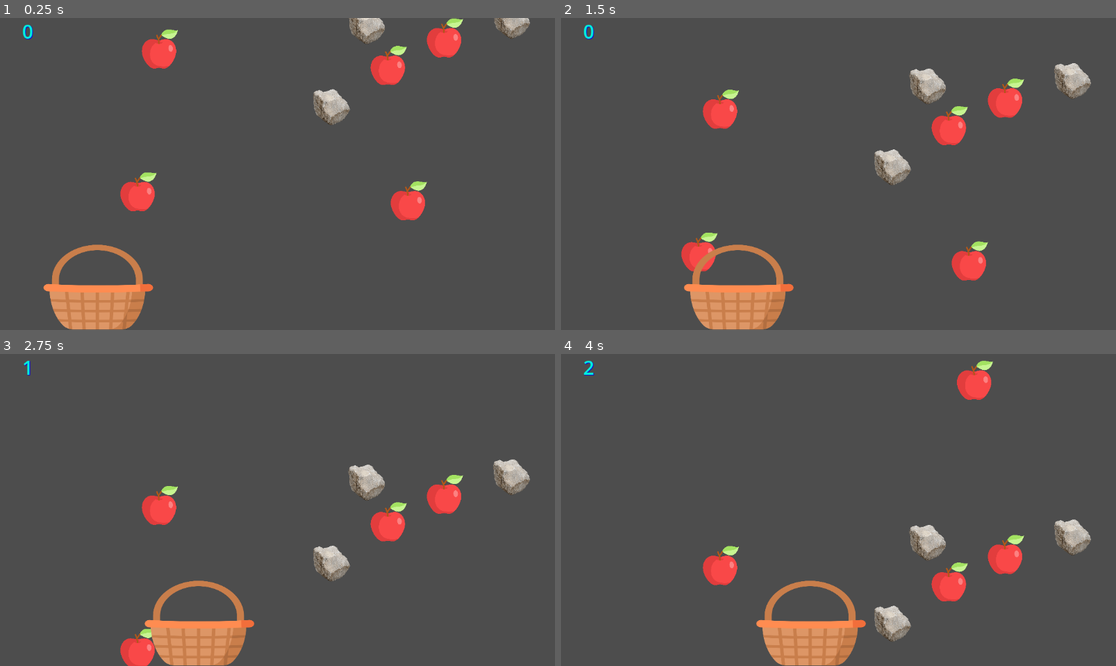
Above: before the commit, frames 1-4 (two rows, left to right).
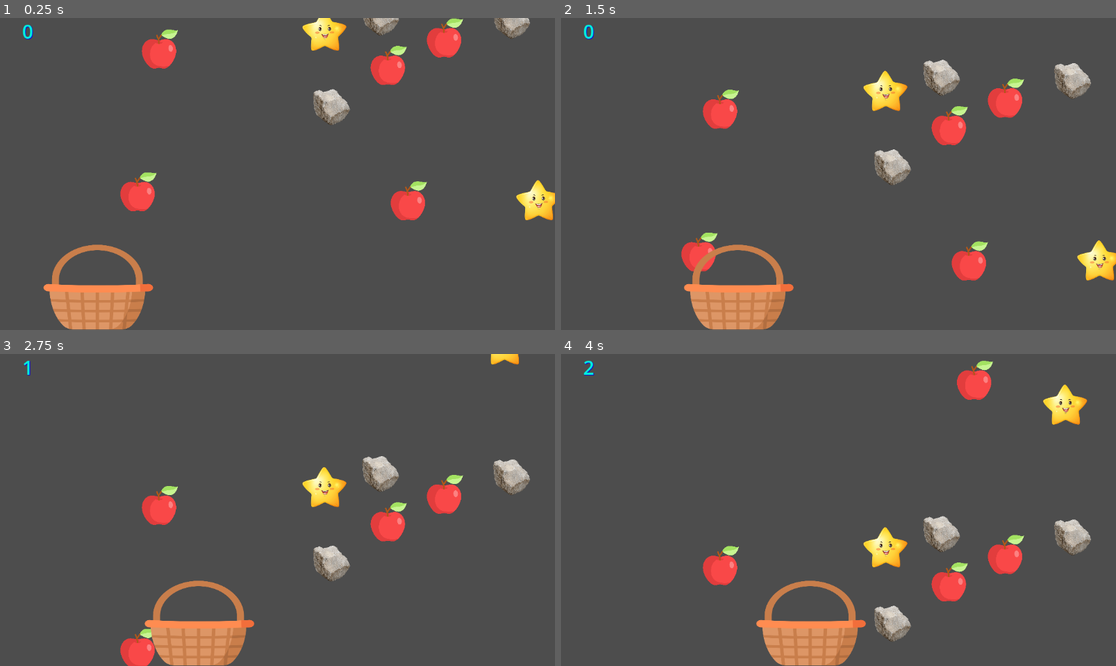
Above: after the commit, the same moments.

Repository: KhanakKRDS/apple_basket_2025
Game: Godot game, scene res://better_apples.tscn
Same seed, same stepped clock (60 frames per second), same inputs: the game is played once before the commit and once after it.
Inputs:
- Up to frame 1 (0.25 s): no input
- Up to frame 2 (1.5 s): hold Right 0.53-1.28 s; hold Left from 1.28 s (still down)
- Up to frame 3 (2.75 s): release Left at 2.03 s; hold Right from 2.03 s (still down)
- Up to frame 4 (4 s): release Right at 3.53 s; hold Left from 3.53 s (still down)

The runs differ from the first frame. In frame 1, 1.6% of the frame differs, in the area x 54-100%, y 0-65%; in frame 2, 2.0%; in frame 3, 1.5%; in frame 4, 2.0%, in the area x 54-95%, y 9-69%.

Commit message:
added multiple stars at random x position
working on: visible in every 30 sec.

Diff:
--- a/apple-catcher/apple.gd
+++ /dev/null
@@ -1,19 +0,0 @@
-extends Sprite2D
-
-var y_pos = 0
-var x_pos = 500
-func _ready():
-	print("Hello world")
-
-func _process(delta):
-	y_pos = y_pos + 1
-	print(y_pos)
-
-	position = Vector2(x_pos, y_pos)
-	#randi_range(50, 1000)
-
-	if y_pos > 650:
-		y_pos = 0
-		x_pos = randi_range(50, 1000)
-		#position = Vector2(x_pos,y_pos)
-		print("outside of the screen")
--- a/apple-catcher/basket.gd
+++ /dev/null
@@ -1,15 +0,0 @@
-extends Sprite2D
-
-var x_pos = 0
-func _ready():
-	print("Hello world")
-
-func _process(delta):
-
-	if Input.is_key_pressed(KEY_RIGHT):
-		x_pos = x_pos + 2
-
-	elif Input.is_key_pressed(KEY_LEFT):
-		x_pos = x_pos - 2
-
-	position = Vector2(x_pos,55)
--- a/apple-catcher/better_apples.tscn
+++ b/apple-catcher/better_apples.tscn
@@ -1,8 +1,9 @@
-[gd_scene load_steps=12 format=3 uid="uid://e8rfwr6rihsm"]
+[gd_scene load_steps=13 format=3 uid="uid://e8rfwr6rihsm"]
 
 [ext_resource type="Script" uid="uid://yawfgwt04vwx" path="res://better_basket.gd" id="1_8q4iw"]
 [ext_resource type="Texture2D" uid="uid://qy5xgg6v3m20" path="res://wicker-basket.png" id="1_n6xs7"]
 [ext_resource type="Texture2D" uid="uid://bbkri0cend5g6" path="res://apple.png" id="2_8q4iw"]
+[ext_resource type="Script" uid="uid://k56alnf8dsom" path="res://star.gd" id="3_ba8uk"]
 [ext_resource type="Script" uid="uid://g2dj8qlwhgwc" path="res://better_apple.gd" id="3_glxhr"]
 [ext_resource type="Texture2D" uid="uid://u127ur3hfvbf" path="res://star.png" id="5_mscbv"]
 [ext_resource type="Script" uid="uid://b24ajl4rwcs7j" path="res://stone.gd" id="6_82mcb"]
@@ -48,6 +49,7 @@
 
 [node name="star" type="CharacterBody2D" parent="."]
 position = Vector2(337, -68)
+script = ExtResource("3_ba8uk")
 
 [node name="star_image" type="Sprite2D" parent="star"]
 position = Vector2(7, 3.5)
--- /dev/null
+++ b/apple-catcher/star.gd
@@ -0,0 +1,45 @@
+extends CharacterBody2D
+
+var min_x = 0 # position of stars
+var max_x = 1152 # position of stars
+var num_stars = 2 #number of stars visible on screen at a time
+var new_stars = [] # stores sll the new stars made
+
+
+func _ready():
+	_multiple_stars(num_stars)
+
+func _physics_process(delta: float) -> void:
+	for star in new_stars:
+		star.velocity = Vector2(0, 100) # moves down
+		star.move_and_slide()
+
+		#resets the star to zero if the star is outside the screen
+		if star.position.y >648:
+			star.position.x = randf_range(min_x, max_x)
+			star.position.y = 0
+
+func _multiple_stars(num_stars):
+	for i in range(num_stars):
+		#sprite for star image
+		var star = CharacterBody2D.new()
+		var sprite = Sprite2D.new()
+		sprite.texture = preload("res://star.png")
+		sprite.scale = Vector2(0.35, 0.35) # size of the star
+		star.add_child(sprite) # adding the new star sprite image as its child of the original star
+
+		#collision layer for each star
+		var shape = CollisionShape2D.new()
+		shape.shape = RectangleShape2D.new()
+		shape.shape.extents = sprite.texture.get_size() * sprite.scale * 0.5
+		star.add_child(shape)
+
+		#star's position and initial velocity
+		star.position = Vector2(randf_range(min_x, max_x), randf_range(0,600))
+		star.velocity = Vector2(0, 200)
+
+		#connecting to increase the score
+		add_child(star)
+		new_stars.append(star)
+		var basket = get_node("basket")
+		star.connect("body_entered", Callable(basket, "_on_body_entered"))
--- a/apple-catcher/stone.gd
+++ b/apple-catcher/stone.gd
@@ -42,4 +42,4 @@
 		add_child(stone)
 		new_stones.append(stone)
 		var basket = get_node("basket")
-		stone.connect("body_entered", Callable(stone, "_on_body_entered"))
+		stone.connect("body_entered", Callable(basket, "_on_body_entered"))
Not shown, removed: apple-catcher/apple.gd.uid
Not shown, removed: apple-catcher/basket.gd.uid
Not shown, added: apple-catcher/star.gd.uid
